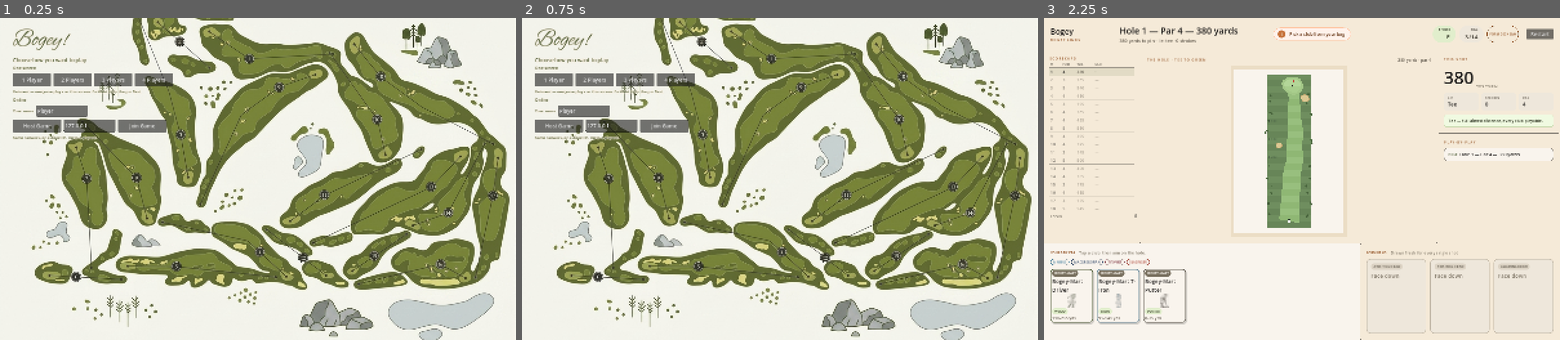
Above: before the commit, frames 1-3 (left to right).
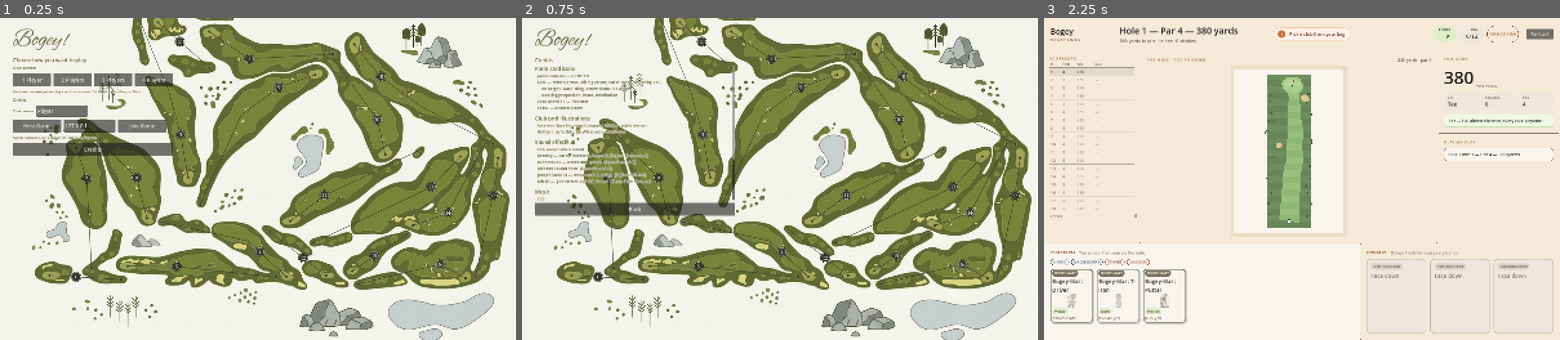
Above: after the commit, the same moments.

Repository: aldo-g/boogie
Game: Godot game, scene res://scenes/Title.tscn
The game is run twice, just before and just after one commit, with the same random seed, the same clock (stepped at 60 frames per second) and the same inputs.
Inputs (mouse positions are in pixels of both pictures, inside the frame that each line leads up to):
- Up to frame 1 (0.25 s): no input
- Up to frame 2 (0.75 s): click (614, 150) at 0.5 s, where only the run after the commit has a clickable "Credits"
- Up to frame 3 (2.25 s): click (1157, 207) at 1.25 s, where only the run after the commit has a clickable "Back"; click "1 Player" at 2 s

The runs differ from the first frame. In frame 1, 1.2% of the frame differs, in the area x 2-34%, y 38-43%; in frame 2, 6.5%, in the area x 2-42%, y 12-62%; in frame 3, nothing differs.

Commit message:
Add a credits screen for the required attributions
The Form card icons are game-icons.net under CC BY 3.0, which requires
crediting the authors wherever the work is used. A table in a repo file
is not a credit to a player, so the names now reach the screen: Title
screen -> Credits.

Lorc, Caro Asercion and Catsu are the obligation. The CC BY section is
listed first so it is visible without scrolling. Everything else here is
CC0 or public domain and needs no credit at all; those creators are
named anyway, because they gave the work away and saying so costs
nothing.

Credits.gd holds the attributions as data and CreditsCheck.gd guards
them, cross-referencing assets/art/CREDITS.md so adding an icon by a new
author without crediting them in-game fails the check. Verified the
check is not vacuous: removing an author makes it fail by name.

Two corrections while writing this up. The font credit claimed an SIL
Open Font License for Alex Brush and Anton; Anton is not in the repo at
all and there is no licence file for Alex Brush, so the claim is gone
rather than asserting terms that cannot be verified from the repo. And
the credits button played a sound group that does not exist (ui_select,
now ui_click).

NetTest now explains the one failure that reads as a code regression but
is not: a killed run leaves a process holding the UDP port, so
create_server fails with error 20. It says so and gives the lsof command.

Co-Authored-By: Claude Opus 5 <noreply@anthropic.com>

Diff:
--- /dev/null
+++ b/scripts/Credits.gd
@@ -0,0 +1,75 @@
+class_name Credits
+extends RefCounted
+
+# ---------------------------------------------------------
+# CREDITS — the attributions the game is obliged to show.
+#
+# This exists because of a licence condition, not as decoration. The Form
+# card icons are game-icons.net under CC BY 3.0, which REQUIRES crediting
+# the authors wherever the work is used. A table in a repo file is not a
+# credit to a player, so it has to reach the screen.
+#
+# Everything else here is CC0 or public domain and needs no credit at
+# all; those creators are named anyway, because they gave the work away
+# and saying so costs nothing.
+#
+# Keep this in step with assets/art/CREDITS.md and
+# assets/audio/CREDITS.md, which carry the per-file detail. This file is
+# the player-facing summary: who made what, and under which licence.
+# ---------------------------------------------------------
+
+# A section is {heading, note, lines}. `note` carries the licence
+# statement; `lines` are the individual credits.
+const SECTIONS := [
+	{
+		"heading": "Form card icons",
+		"note": "game-icons.net — CC BY 3.0",
+		"lines": [
+			"Lorc — return arrow, slicing arrow, earth crack, vibrating ball,",
+			"    on target, wasp sting, arrow dunk, lob arrow,",
+			"    bowling propulsion, hand, meditation",
+			"Caro Asercion — ricochet",
+			"Catsu — broken arrow",
+		],
+	},
+	{
+		"heading": "Club card illustrations",
+		"note": "American Type Founders Company, 1920s — public domain",
+		"lines": [
+			"Golf printer's cuts, via Wikimedia Commons",
+		],
+	},
+	{
+		"heading": "Sound effects",
+		"note": "CC0, except where noted",
+		"lines": [
+			"Kenney — cards, interface, impacts, jingles  (kenney.nl)",
+			"rubberduck — water and splash  (OpenGameArt)",
+			"Swishes Sound Pack  (OpenGameArt)",
+			"Joseph SARDIN — wooden club swing  (BigSoundBank)",
+			"Mixkit — golf strikes  (Mixkit Sound Effects Free License)",
+		],
+	},
+	{
+		"heading": "Music",
+		"note": "CC0",
+		"lines": [
+			"Short Loops Background Music Pack  (OpenGameArt)",
+			"Jazz Improvisation Looped  (OpenGameArt)",
+			"Just You and Me  (OpenGameArt)",
+			"memoraphile — Gone Fishin'  (OpenGameArt)",
+			"isaiah658 — Ambient Relaxing Loop  (OpenGameArt)",
+		],
+	},
+	{
+		"heading": "Font",
+		"note": "",
+		"lines": [
+			"Alex Brush — Robert Leuschke",
+		],
+	},
+]
+
+# Shown under the sections, since CC BY is the one licence here that
+# actually obliges us.
+const LICENCE_NOTE := "Full per-file credits are in assets/art/CREDITS.md and assets/audio/CREDITS.md."
--- /dev/null
+++ b/scripts/CreditsCheck.gd
@@ -0,0 +1,49 @@
+extends SceneTree
+# Checks the credits content carries the attributions CC BY 3.0 requires.
+# Builds the labels the same way _build_credits() does, without needing
+# the title scene (whose _ready() touches the Net autoload, unavailable
+# to --script runs).
+func _initialize() -> void:
+	var lines: Array = []
+	for section in Credits.SECTIONS:
+		lines.append(str(section.heading))
+		if str(section.note) != "":
+			lines.append(str(section.note))
+		for l in section.lines:
+			lines.append(str(l))
+	lines.append(Credits.LICENCE_NOTE)
+	var blob := "\n".join(lines)
+
+	print("credit lines: %d" % lines.size())
+
+	# These are the obligation.
+	var required := ["Lorc", "Caro Asercion", "Catsu", "CC BY 3.0", "game-icons.net"]
+	var missing: Array = []
+	for r in required:
+		if not blob.contains(r):
+			missing.append(r)
+	print("REQUIRED missing: %s" % str(missing))
+
+	# These are courtesy, but check they survived editing.
+	var courtesy := ["Kenney", "memoraphile", "isaiah658", "Alex Brush",
+		"Mixkit", "OpenGameArt", "public domain"]
+	var absent: Array = []
+	for c in courtesy:
+		if not blob.contains(c):
+			absent.append(c)
+	print("courtesy absent: %s" % str(absent))
+
+	# Every icon author in the art CREDITS.md must appear on screen.
+	var f := FileAccess.open("res://assets/art/CREDITS.md", FileAccess.READ)
+	var doc := f.get_as_text()
+	f.close()
+	var doc_authors := ["Lorc", "Caro Asercion", "Catsu"]
+	var unshown: Array = []
+	for a in doc_authors:
+		if doc.contains(a) and not blob.contains(a):
+			unshown.append(a)
+	print("in CREDITS.md but not on screen: %s" % str(unshown))
+
+	var ok: bool = missing.is_empty() and unshown.is_empty()
+	print("CREDITS: %s" % ("OK" if ok else "FAIL"))
+	quit(0 if ok else 1)
--- a/scripts/NetTest.gd
+++ b/scripts/NetTest.gd
@@ -72,6 +72,13 @@
 
 	if e1 != OK or e2 != OK:
 		print("NETTEST: FAIL — could not open peers (server=%d client=%d)" % [e1, e2])
+		if e1 != OK:
+			# Overwhelmingly the cause: a previous run of this harness was
+			# killed and its process still holds the port. Say so, rather
+			# than letting it read as a code regression.
+			print("  Port %d is probably still held by an earlier run." % PORT)
+			print("  Check with:  lsof -nP -iUDP:%d" % PORT)
+			print("  Then kill that PID and try again.")
 		quit(1)
 		return
 
--- a/scripts/Title.gd
+++ b/scripts/Title.gd
@@ -25,7 +25,7 @@
 const COLOR_DARK_GREEN := Palette.FAIRWAY_DEEP
 const COLOR_FADED_WHITE := Palette.PARCHMENT
 
-enum Mode { MENU, HOSTING, JOINING }
+enum Mode { MENU, HOSTING, JOINING, CREDITS }
 
 var mode: int = Mode.MENU
 var panel: VBoxContainer          # the part that changes per mode
@@ -116,6 +116,8 @@
 			_build_menu()
 		Mode.HOSTING, Mode.JOINING:
 			_build_lobby()
+		Mode.CREDITS:
+			_build_credits()
 
 
 func _build_menu() -> void:
@@ -165,6 +167,10 @@
 
 	panel.add_child(_outlined_label(
 		"Same network, or a direct IP. Up to 4 players.", 12))
+
+	var credits_btn := _button("Credits", 118)
+	credits_btn.pressed.connect(_on_credits_pressed)
+	panel.add_child(credits_btn)
 
 
 func _build_lobby() -> void:
@@ -220,6 +226,56 @@
 		panel.add_child(_outlined_label("Waiting for the host to start…", 12))
 
 
+# The credits screen. This is a licence obligation rather than a nicety:
+# the Form card icons are CC BY 3.0, which requires the authors to be
+# credited where the work is used, so the names have to be reachable from
+# inside the game and not only from a file in the repo.
+#
+# Scrolls, because the list is longer than the panel on a small window and
+# a credit the player cannot scroll to is not a credit.
+func _build_credits() -> void:
+	var scroll := ScrollContainer.new()
+	scroll.custom_minimum_size = Vector2(620, 420)
+	scroll.horizontal_scroll_mode = ScrollContainer.SCROLL_MODE_DISABLED
+	panel.add_child(scroll)
+
+	var col := VBoxContainer.new()
+	col.add_theme_constant_override("separation", 2)
+	col.size_flags_horizontal = Control.SIZE_EXPAND_FILL
+	scroll.add_child(col)
+
+	for section in Credits.SECTIONS:
+		col.add_child(_outlined_label(str(section.heading), 16))
+		if str(section.note) != "":
+			col.add_child(_outlined_label("  " + str(section.note), 12))
+		for line in section.lines:
+			col.add_child(_outlined_label("  " + str(line), 13))
+		# Breathing room between sections.
+		var gap := Control.new()
+		gap.custom_minimum_size = Vector2(0, 8)
+		col.add_child(gap)
+
+	col.add_child(_outlined_label(Credits.LICENCE_NOTE, 11))
+
+	var back := _button("Back")
+	back.pressed.connect(_on_credits_back_pressed)
+	panel.add_child(back)
+
+
+func _on_credits_pressed() -> void:
+	Sound.play("ui_click")
+	mode = Mode.CREDITS
+	status.text = "Credits"
+	_rebuild_panel()
+
+
+func _on_credits_back_pressed() -> void:
+	Sound.play("ui_back")
+	mode = Mode.MENU
+	status.text = "Choose how you want to play"
+	_rebuild_panel()
+
+
 # --- Menu actions ------------------------------------------------------
 
 func _on_local_pressed(count: int) -> void:
@@ -323,9 +379,9 @@
 	get_tree().change_scene_to_file(MAIN_SCENE)
 
 
-# Clicking the background still tees off solo, but ONLY from the menu —
-# in a lobby that shortcut would fire on every stray click and drop the
-# player into a solo round instead of the game they were waiting for.
+# Clicking the background still tees off solo, but ONLY from the menu — in
+# a lobby or the credits that shortcut would fire on every stray click and
+# drop the player into a solo round instead of the screen they opened.
 func _unhandled_input(event: InputEvent) -> void:
 	if mode != Mode.MENU:
 		return
Not shown, added: scripts/Credits.gd.uid
Not shown, added: scripts/CreditsCheck.gd.uid
Not shown, added: scripts/DetTest.gd.uid
Not shown, added: scripts/GuardTest.gd.uid
Not shown, added: scripts/Net.gd.uid
Not shown, added: scripts/NetTest.gd.uid
Not shown, changed: README.md
Not shown, changed: assets/art/CREDITS.md
